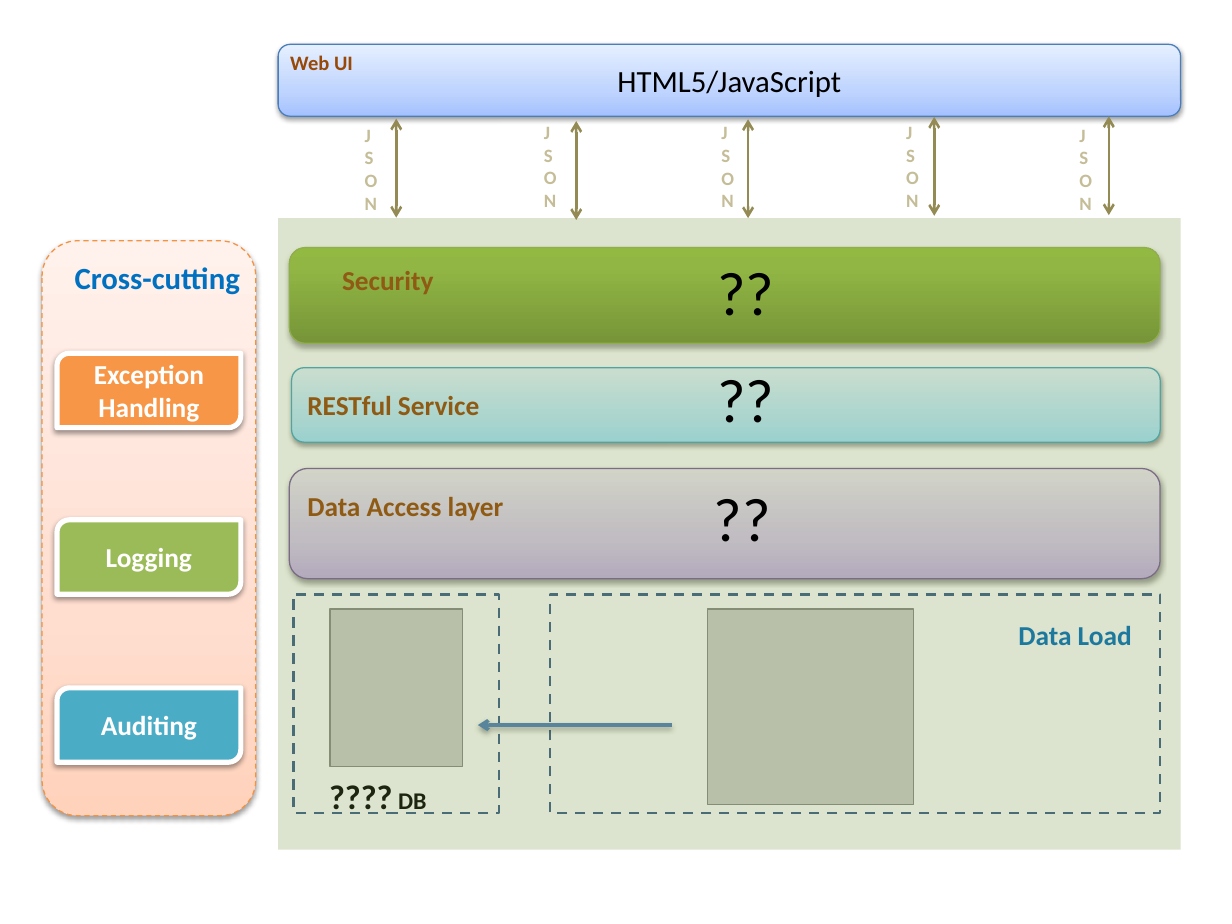
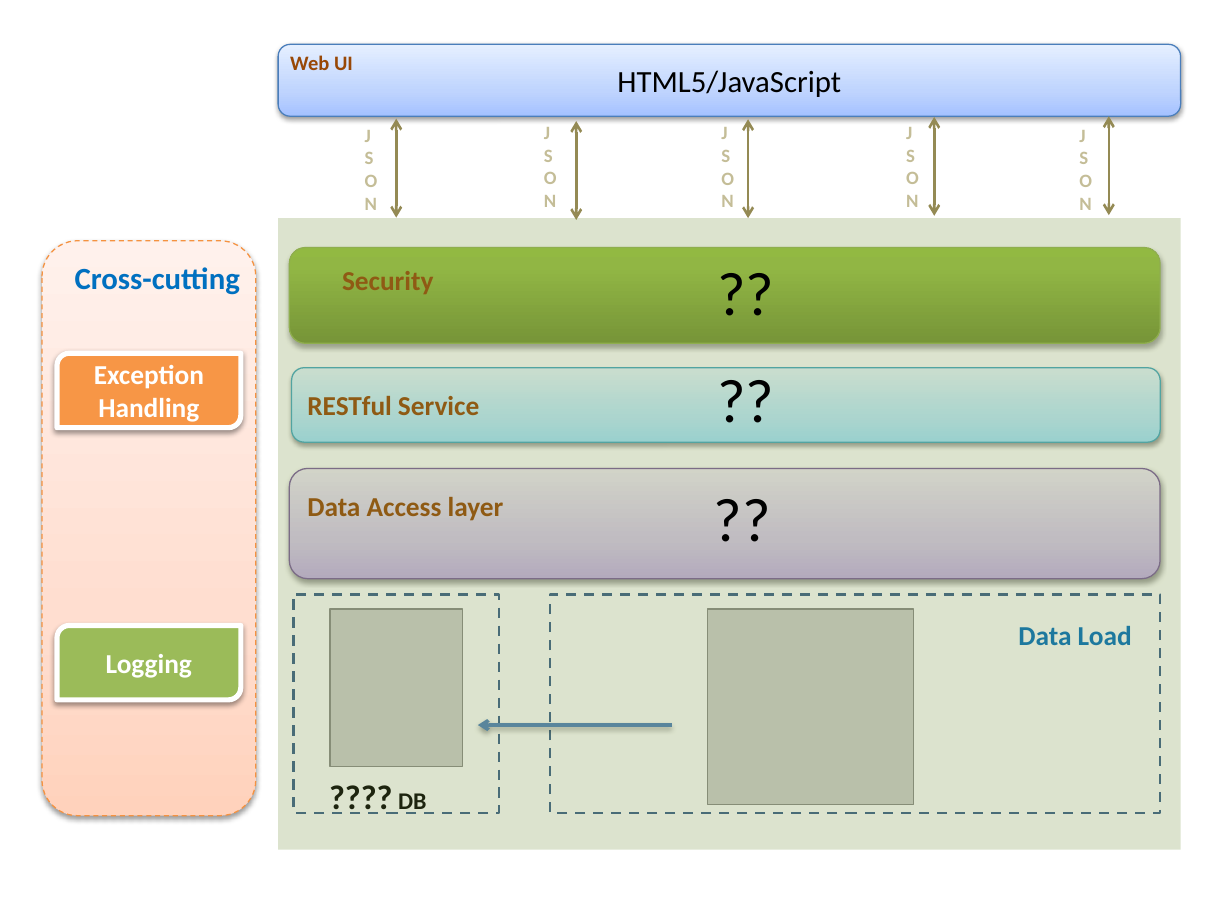
Before and after one commit to DCSGInterns/GUI, a slide deck: slide 1 of Slide.ppt.pptx. Drawn at 1232x924 pixels with LibreOffice and Linux fonts; fonts in the diff are those of the drawing; grey boxes stand for pictures. Boxes give left, top, right and bottom in pixels: in the first picture for what was removed or moved away, otherwise in the second. Text is boxed around its words. In the diff, an @@ line names an element or a change of style, - is before the commit and + after.

Commit message:
Presentation Slide
3rd set of modification

```diff
--- a/Slide.ppt.pptx
+++ b/Slide.ppt.pptx
@@ round diag rect "Logging": place and size @@
-round diag rect "Logging" at (57,520,240,594)
+round diag rect "Logging" at (57,626,240,700)
@@ round diag rect removed at (57,687,240,761) @@
-Auditing
```
Also in this commit, not shown: 1 other file.
